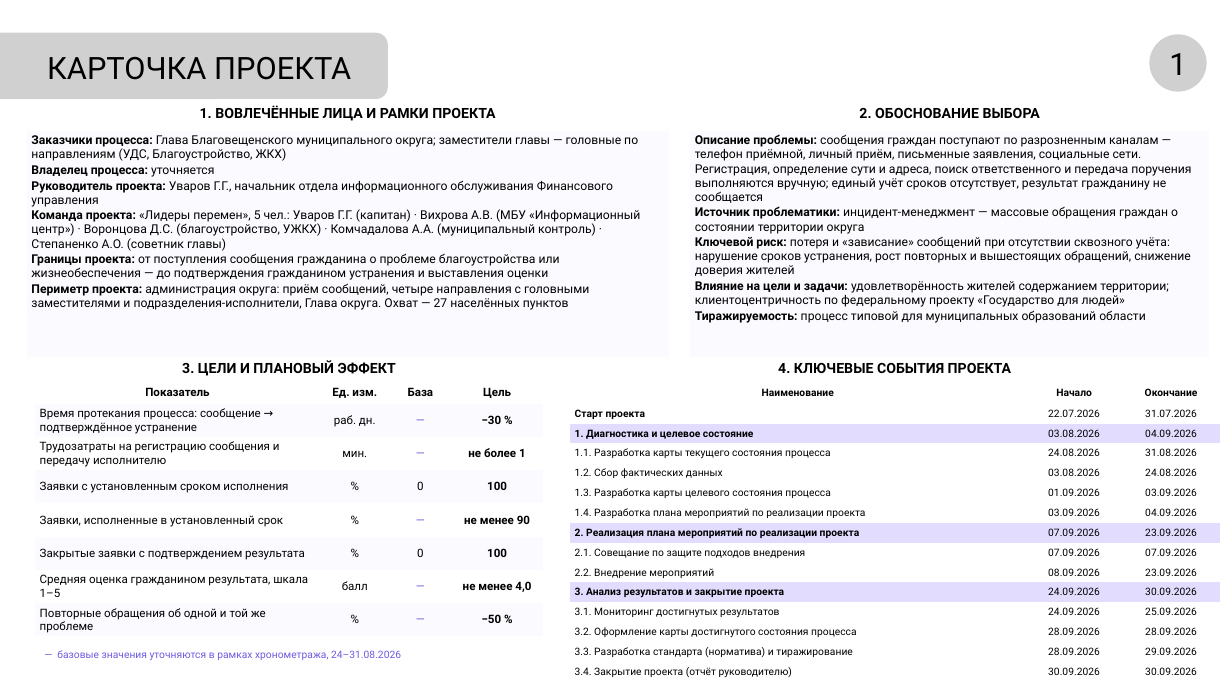
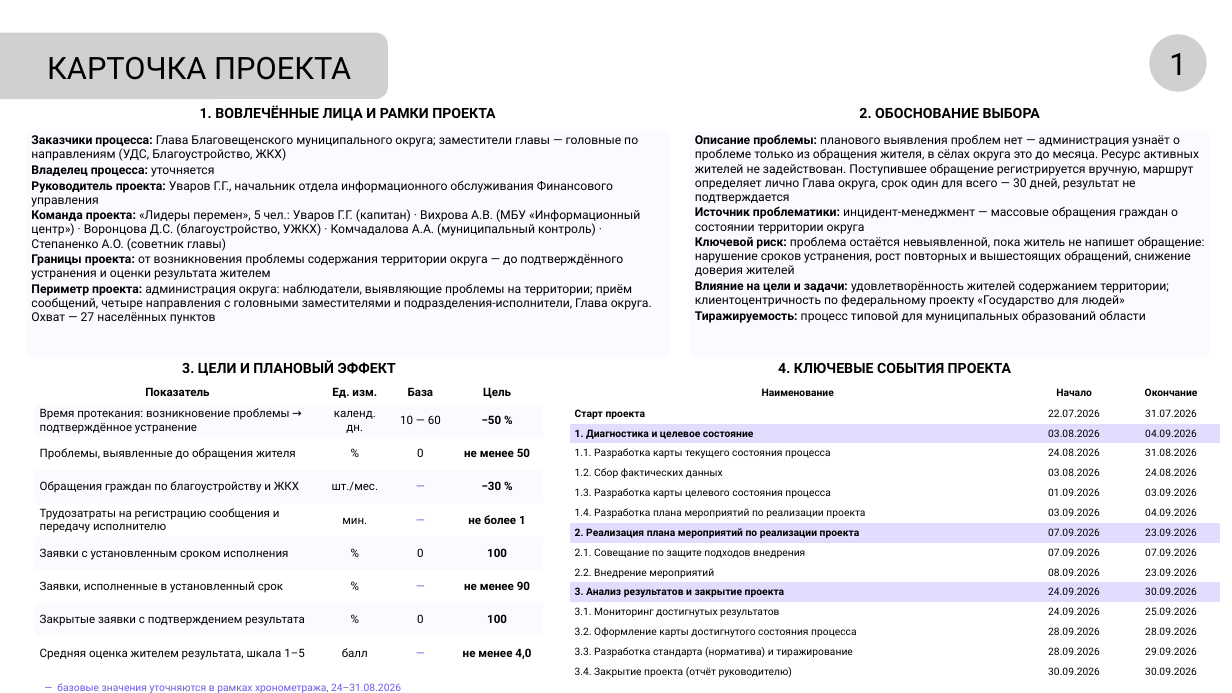
Before and after one commit to NiceGenn/Team-28-progress, a slide deck: slide 2 of файлы/prezentaciya-chernovik.pptx. Drawn at 1232x693 pixels with LibreOffice and Linux fonts; fonts in the diff are those of the drawing; grey boxes stand for pictures. Boxes give left, top, right and bottom in pixels: in the first picture for what was removed or moved away, otherwise in the second. Text is boxed around its words. In the diff, an @@ line names an element or a change of style, - is before the commit and + after.

```diff
--- a/файлы/prezentaciya-chernovik.pptx
+++ b/файлы/prezentaciya-chernovik.pptx
@@ table at <box>27,97,1210,349</box> @@
-row 2, column 1: Заказчики процесса: Глава Благовещенского муниципального округа; заместители главы — головные по направлениям (УДС, Благоустройство, ЖКХ) / Владелец процесса: уточняется / Руководитель проекта: Уваров Г.Г., начальник отдела информационного обслуживания Финансового управления / Команда проекта: «Лидеры перемен», 5 чел.: Уваров Г.Г. (капитан) · Вихрова А.В. (МБУ «Информационный центр») · Воронцова Д.С. (благоустройство, УЖКХ) · Комчадалова А.А. (муниципальный контроль) · Степаненко А.О. (советник главы) / Границы проекта: от поступления сообщения гражданина о проблеме благоустройства или жизнеобеспечения — до подтверждения гражданином устранения и выставления оценки / Периметр проекта: администрация округа: приём сообщений, четыре направления с головными заместителями и подразделения-исполнители, Глава округа. Охват — 27 населённых пунктов
+row 2, column 1: Заказчики процесса: Глава Благовещенского муниципального округа; заместители главы — головные по направлениям (УДС, Благоустройство, ЖКХ) / Владелец процесса: уточняется / Руководитель проекта: Уваров Г.Г., начальник отдела информационного обслуживания Финансового управления / Команда проекта: «Лидеры перемен», 5 чел.: Уваров Г.Г. (капитан) · Вихрова А.В. (МБУ «Информационный центр») · Воронцова Д.С. (благоустройство, УЖКХ) · Комчадалова А.А. (муниципальный контроль) · Степаненко А.О. (советник главы) / Границы проекта: от возникновения проблемы содержания территории округа — до подтверждённого устранения и оценки результата жителем / Периметр проекта: администрация округа: наблюдатели, выявляющие проблемы на территории; приём сообщений, четыре направления с головными заместителями и подразделения-исполнители, Глава округа. Охват — 27 населённых пунктов
-row 2, column 3: Описание проблемы: сообщения граждан поступают по разрозненным каналам — телефон приёмной, личный приём, письменные заявления, социальные сети. Регистрация, определение сути и адреса, поиск ответственного и передача поручения выполняются вручную; единый учёт сроков отсутствует, результат гражданину не сообщается / Источник проблематики: инцидент-менеджмент — массовые обращения граждан о состоянии территории округа / Ключевой риск: потеря и «зависание» сообщений при отсутствии сквозного учёта: нарушение сроков устранения, рост повторных и вышестоящих обращений, снижение доверия жителей / Влияние на цели и задачи: удовлетворённость жителей содержанием территории; клиентоцентричность по федеральному проекту «Государство для людей» / Тиражируемость: процесс типовой для муниципальных образований области
+row 2, column 3: Описание проблемы: планового выявления проблем нет — администрация узнаёт о проблеме только из обращения жителя, в сёлах округа это до месяца. Ресурс активных жителей не задействован. Поступившее обращение регистрируется вручную, маршрут определяет лично Глава округа, срок один для всего — 30 дней, результат не подтверждается / Источник проблематики: инцидент-менеджмент — массовые обращения граждан о состоянии территории округа / Ключевой риск: проблема остаётся невыявленной, пока житель не напишет обращение: нарушение сроков устранения, рост повторных и вышестоящих обращений, снижение доверия жителей / Влияние на цели и задачи: удовлетворённость жителей содержанием территории; клиентоцентричность по федеральному проекту «Государство для людей» / Тиражируемость: процесс типовой для муниципальных образований области
@@ table at <box>35,357,543,670</box> @@
-row 3: Время протекания процесса: сообщение → подтверждённое устранение | раб. дн. | — | −30 %
+row 3: Время протекания: возникновение проблемы → подтверждённое устранение | календ. дн. | 10 — 60 | −50 %
+row 4: Проблемы, выявленные до обращения жителя | % | 0 | не менее 50
+row 5: Обращения граждан по благоустройству и ЖКХ | шт./мес. | — | −30 %
-row 8: Средняя оценка гражданином результата, шкала 1–5 | балл | — | не менее 4,0
-row 9: Повторные обращения об одной и той же проблеме | % | — | −50 %
+row 10: Средняя оценка жителем результата, шкала 1–5 | балл | — | не менее 4,0
@@ text "— базовые значения уточняются в ...": place and size @@
-text "— базовые значения уточняются в ..." at <box>57,650,401,660</box>
+text "— базовые значения уточняются в ..." at <box>57,683,401,693</box>
```
Also in this commit, not shown: 11 other slides changed, 23 other files.
